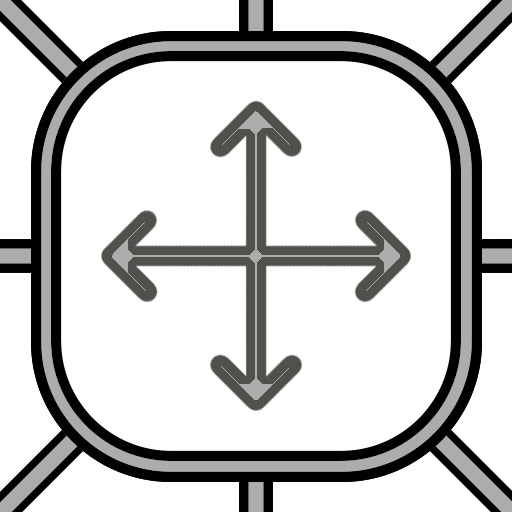
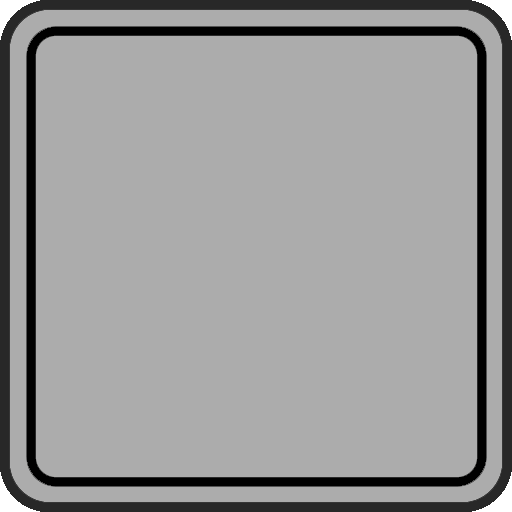
Layers edited between the first and the second 512x512 image:
showed group "Panel" (4 layers) over [0, 0, 512, 512]
added layer "Panel Frame copy" in group "Panel" over [0, 0, 512, 512]
added layer "Layer 7" in group "Panel" over [26, 26, 486, 486]
hid group "Button" (21 layers) over [0, 0, 512, 512]
hid "Button Frame" over [31, 31, 482, 482]
hid "Layer 1 copy 3" over [101, 99, 412, 412]
hid "Layer 0" over [31, 31, 482, 482]
hid "Rectangle 1 copy 3" over [0, 0, 512, 512]
hid "Layer 2" over [0, 0, 512, 512]
